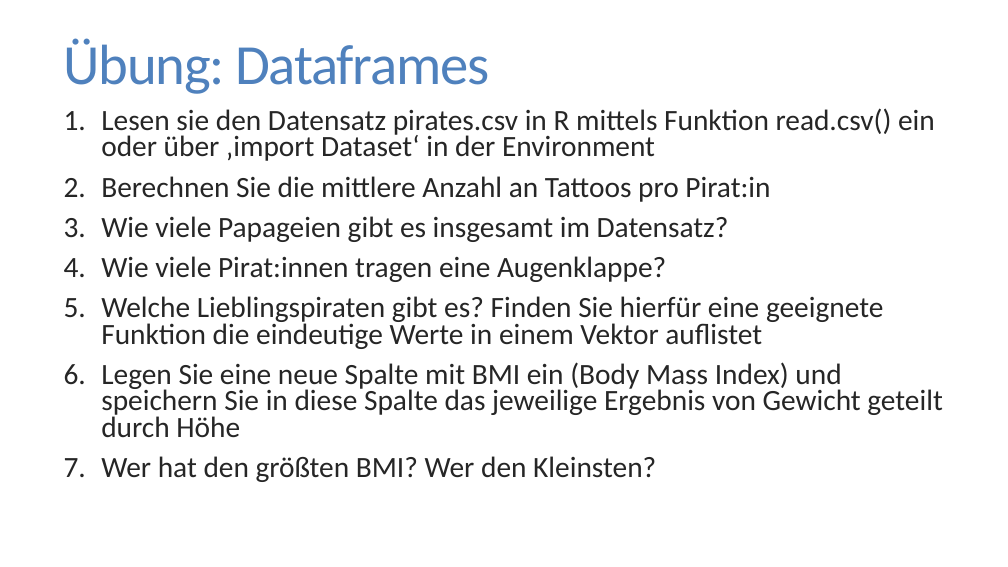
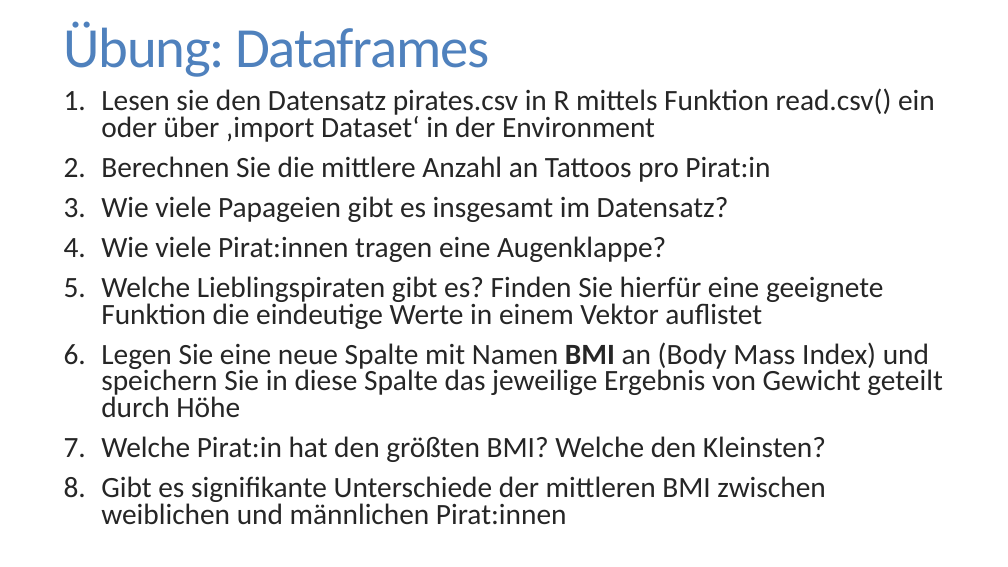
Before and after one commit to FlorianKeppeler/RKurs, a slide deck: slide 27 of Einführung in R.pptx. Drawn at 1008x567 pixels with LibreOffice and Linux fonts; fonts in the diff are those of the drawing. Boxes give left, top, right and bottom in pixels: in the first picture for what was removed or moved away, otherwise in the second. Text is boxed around its words. In the diff, an @@ line names an element or a change of style, - is before the commit and + after.

```diff
--- a/Einführung in R.pptx
+++ b/Einführung in R.pptx
@@ title "Übung: Dataframes": place and size @@
-title "Übung: Dataframes" at box(64, 38, 489, 94)
+title "Übung: Dataframes" at box(64, 21, 489, 77)
@@ text "Lesen sie den Datensatz pirates.csv ...": place and size @@
-text "Lesen sie den Datensatz pirates.csv ..." at box(101, 108, 942, 482)
+text "Lesen sie den Datensatz pirates.csv ..." at box(101, 88, 942, 525)
@@ text at box(101, 342, 942, 525): text changed @@
-6. Legen Sie eine neue Spalte mit BMI ein (Body Mass Index) und speichern Sie in diese Spalte das jeweilige Ergebnis von Gewicht geteilt durch Höhe
-7. Wer hat den größten BMI? Wer den Kleinsten?
+6. Legen Sie eine neue Spalte mit Namen BMI an (Body Mass Index) und speichern Sie in diese Spalte das jeweilige Ergebnis von Gewicht geteilt durch Höhe
+7. Welche Pirat:in hat den größten BMI? Welche den Kleinsten?
+8. Gibt es signifikante Unterschiede der mittleren BMI zwischen weiblichen und männlichen Pirat:innen
```
Also in this commit, not shown: 5 slides added, 1 slide removed, 17 other files.
